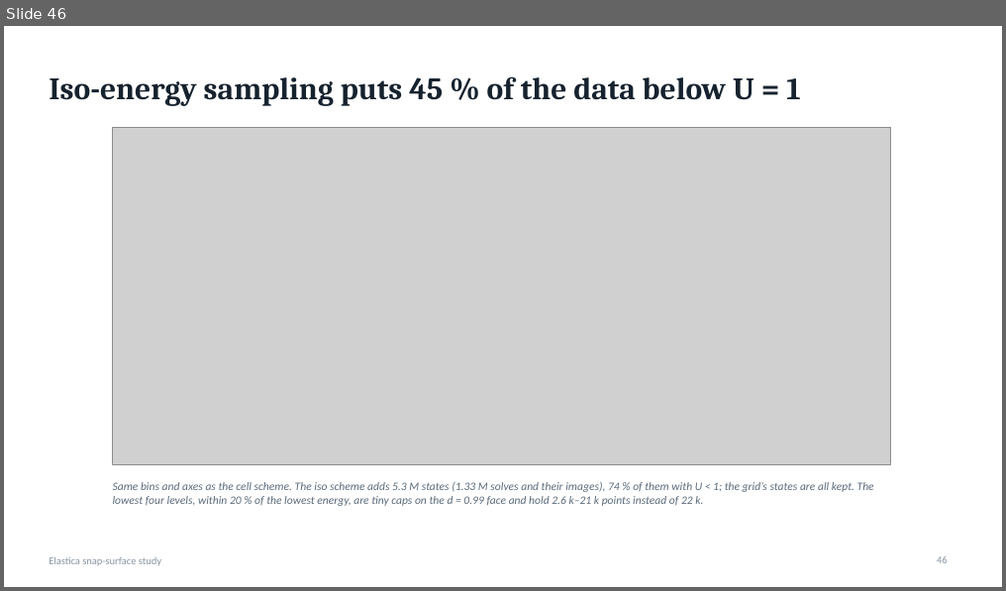
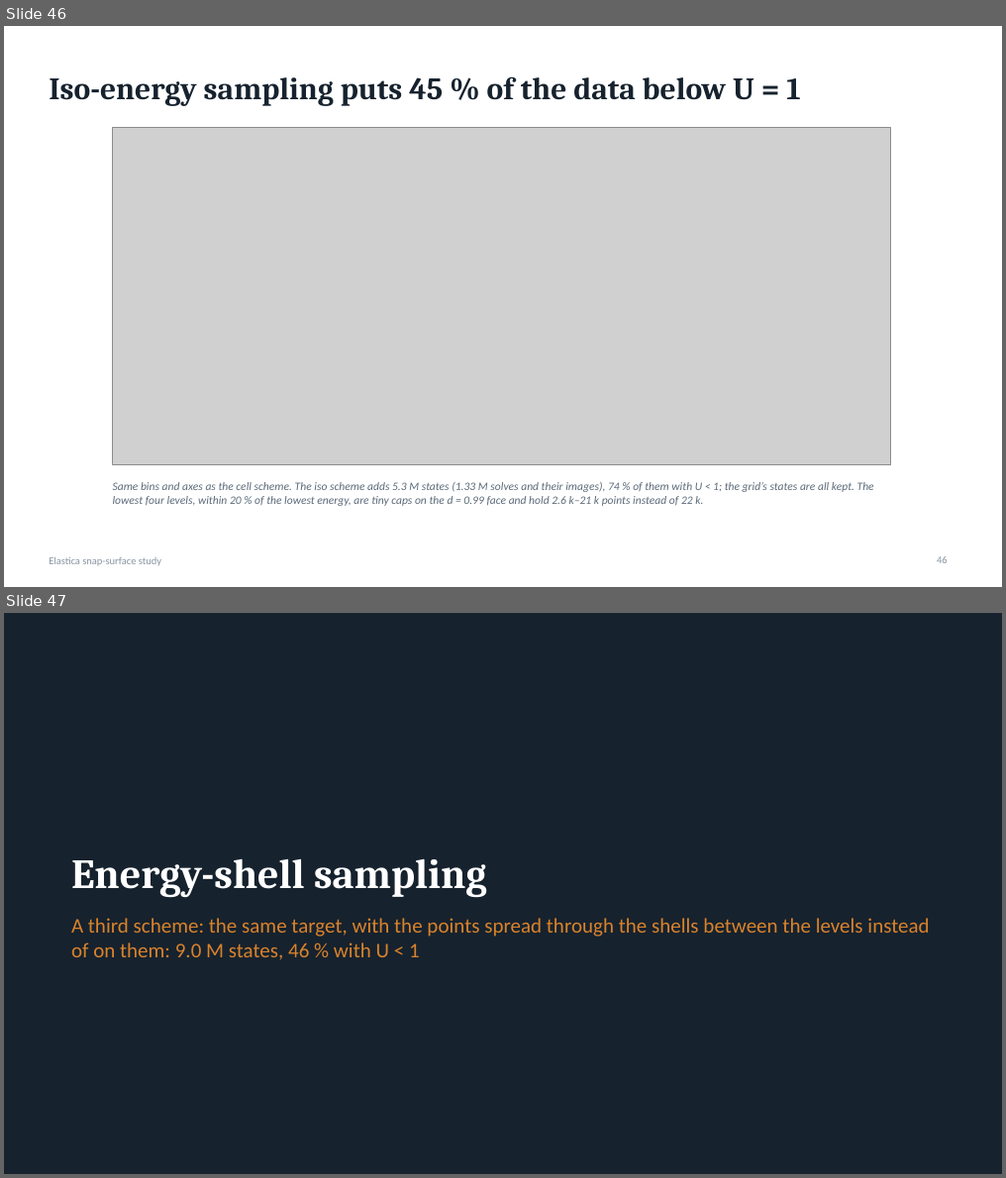
Before and after one commit to grraxx/elastica, a slide deck: presentation/elastica_snap_surface.pptx. Shown one above the other, each under a label of ours: slide 46 before the commit, slides 46 and 47 after it. The pictures are 1006x591 and 1006x1178 pixels, drawn with LibreOffice and Linux fonts; fonts in the diff are those of the drawing; grey boxes stand for pictures. Boxes give left, top, right and bottom in pixels: in the first picture for what was removed or moved away, otherwise in the second. Text is boxed around its words. In the diff, an @@ line names an element or a change of style, - is before the commit and + after.

```diff
--- a/presentation/elastica_snap_surface.pptx
+++ b/presentation/elastica_snap_surface.pptx
@@ slide 47 added at (x1=4, y1=613, x2=1002, y2=1174), background #16222E @@
@@ title added at (x1=71, y1=859, x2=487, y2=898), 40 pt, text #FFFFFF, bold @@
+Energy-shell sampling
@@ text added at (x1=71, y1=918, x2=929, y2=960), 20 pt, text #D9822B @@
+A third scheme: the same target, with the points spread through the shells between the levels instead of on them: 9.0 M states, 46 % with U < 1
```
Also in this commit, not shown: 19 other slides added, 48 other files.
